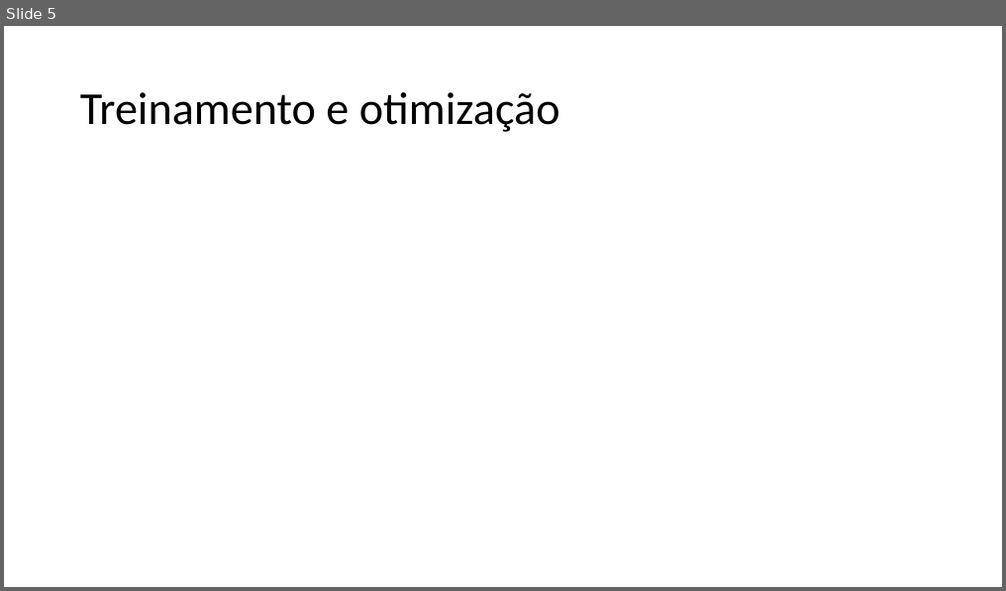
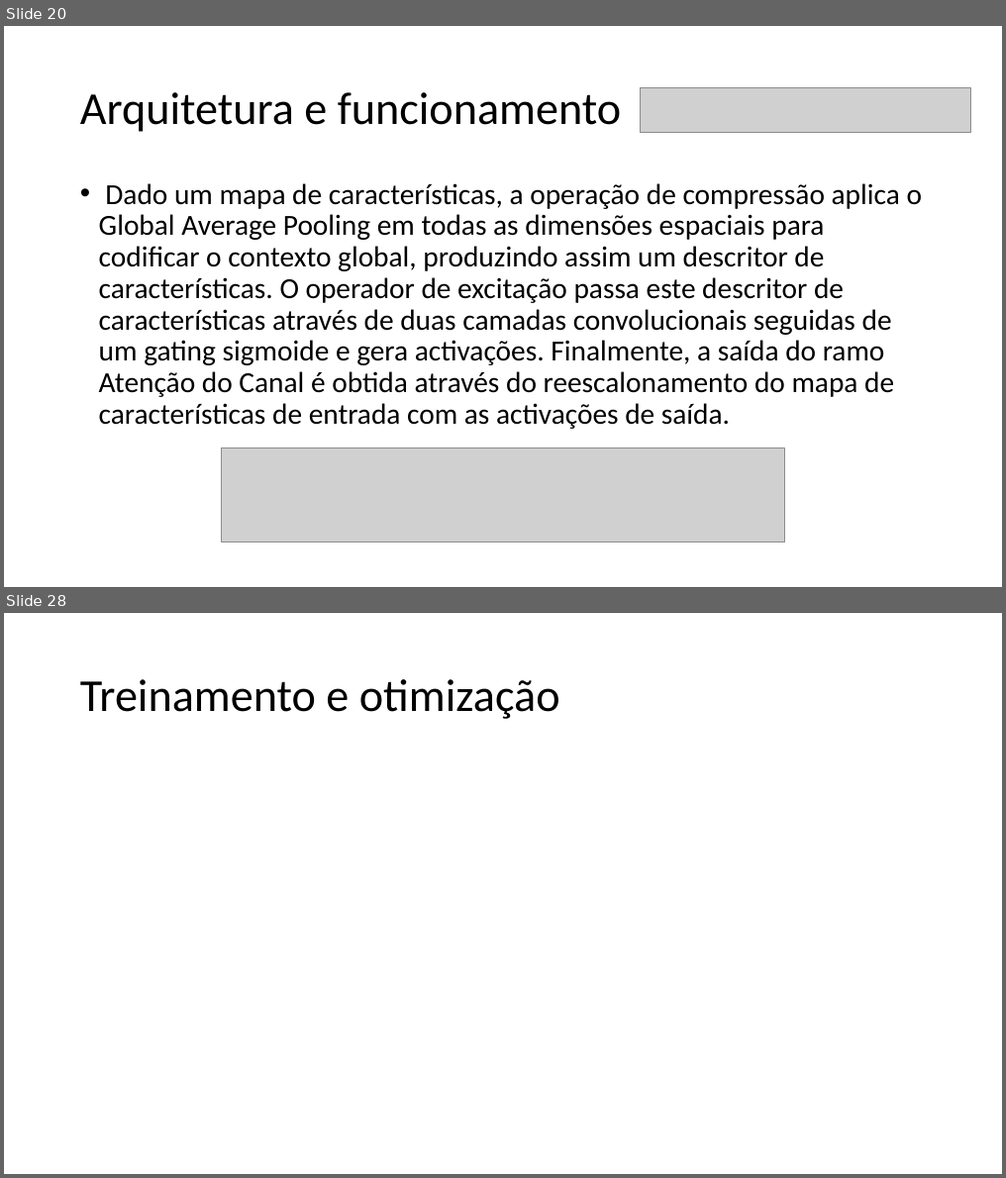
Before and after one commit to HyAgOsK/Research-Machine-Laerning-models, a slide deck: Seminário MirNet/TP558_X_Template.pptx. Shown one above the other, each under a label of ours: slide 5 before the commit, slides 20 and 28 after it; the slides between them are not shown. The pictures are 1006x591 and 1006x1178 pixels, drawn with LibreOffice and Linux fonts; fonts in the diff are those of the drawing; grey boxes stand for pictures. Boxes give left, top, right and bottom in pixels: in the first picture for what was removed or moved away, otherwise in the second. Text is boxed around its words. In the diff, an @@ line names an element or a change of style, - is before the commit and + after.

```diff
--- a/Seminário MirNet/TP558_X_Template.pptx
+++ b/Seminário MirNet/TP558_X_Template.pptx
@@ slide 20 added at [4, 26, 1002, 587], background #FFFFFF @@
@@ title added at [80, 92, 621, 132], 44 pt, text #000000 @@
+Arquitetura e funcionamento
@@ picture added at [641, 88, 971, 132] @@
@@ text added at [99, 183, 922, 429], 28 pt, text #000000 @@
+• Dado um mapa de características, a operação de compressão aplica o Global Average Pooling em todas as dimensões espaciais para codificar o contexto global, produzindo assim um descritor de características. O operador de excitação passa este descritor de características através de duas camadas convolucionais seguidas de um gating sigmoide e gera activações. Finalmente, a saída do ramo Atenção do Canal é obtida através do reescalonamento do mapa de características de entrada com as activações de saída.
@@ picture added at [222, 448, 785, 543] @@
@@ what was slide 5 is now slide 28 @@
```
Also in this commit, not shown: 2 slides changed, 24 other slides added, 2 slides removed, 5 other files.
